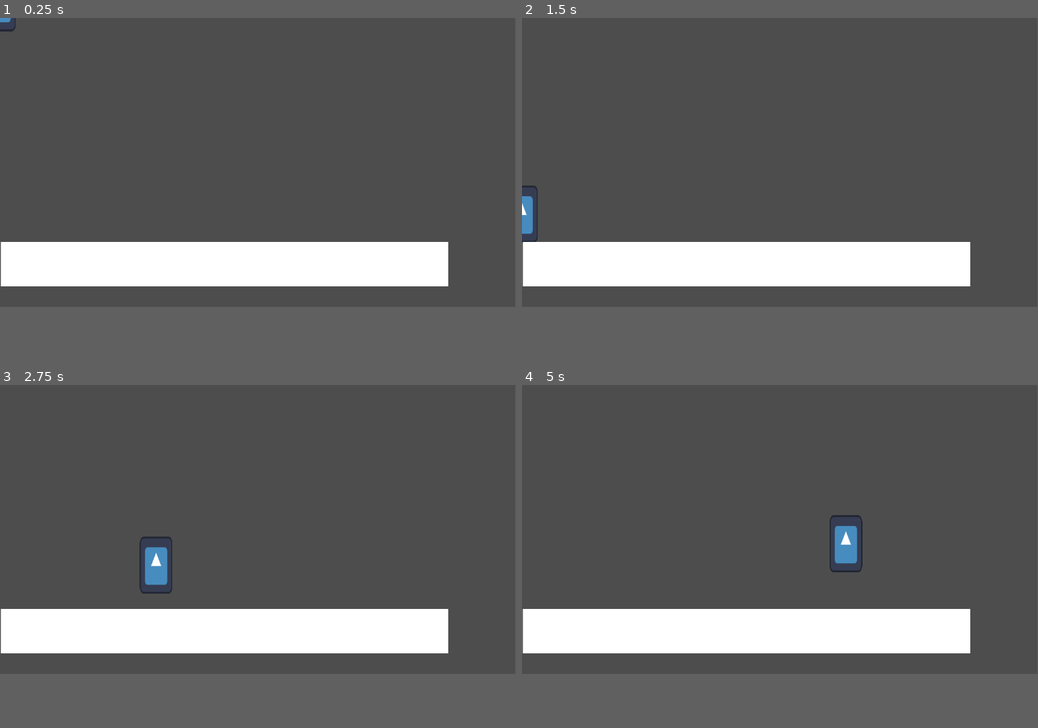
Above: before the commit, frames 1-4 (two rows, left to right).
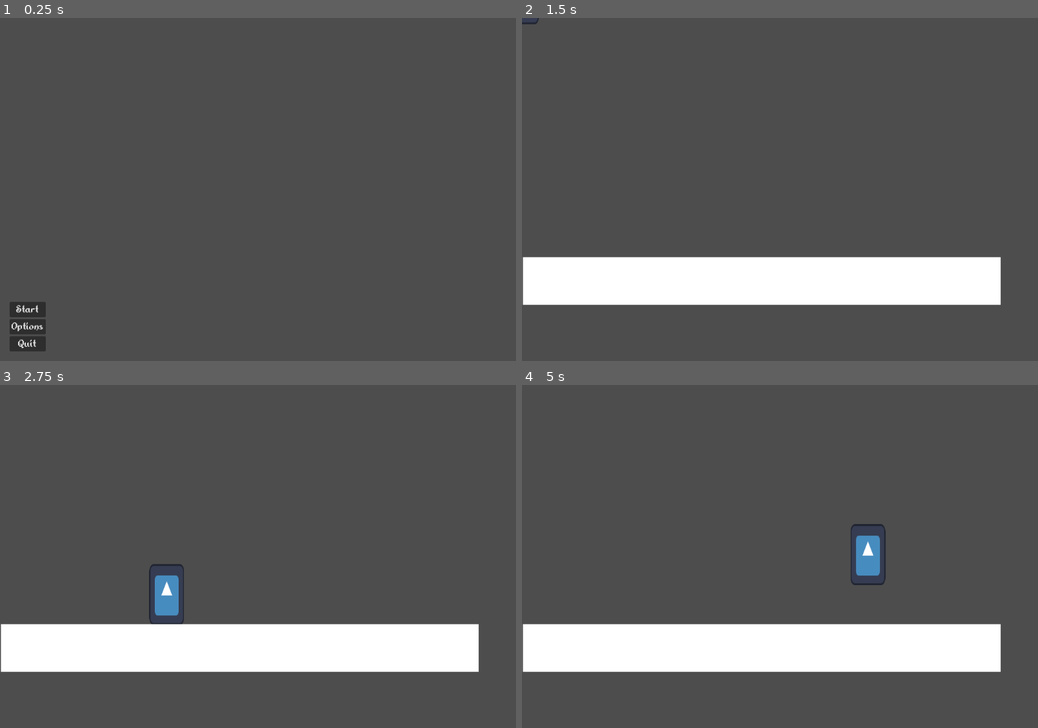
Above: after the commit, the same moments.

Repository: NicolasMelet/The-mage-king-tries-to-climb-the-tower-of-doom
Game: Godot game, scene res://scenes/menu.tscn
Two runs of this game, one before a commit and one after it. Both use one fixed random seed, a clock stepped at 60 frames per second and the inputs below. Before the commit the project starts from res://scenes/world.tscn. The engine's default icon, where the game draws it, is replaced by a stand-in: a white triangle on a blue panel in a dark square.
Inputs (mouse positions are in pixels of both pictures, inside the frame that each line leads up to):
- Up to frame 1 (0.25 s): no input
- Up to frame 2 (1.5 s): click (547, 278) at 0.5 s, where only the run after the commit has a clickable "Options"; click (547, 264) at 1.25 s, where only the run after the commit has a clickable "Start"
- Up to frame 3 (2.75 s): tap Enter (ui_accept) at 2, 2.27 s; hold Right (ui_right) from 2.03 s (still down)
- Up to frame 4 (5 s): tap Enter (ui_accept) at 3.02, 4.52 s; release Right (ui_right) at 3.53 s; hold Left (ui_left) 3.53-4.28 s; hold Right (ui_right) from 4.28 s (still down)
In our replay, the window is 799x449 before the commit and 800x533 after it. These sizes can differ from the game's own. Grey fills any space a smaller window leaves; there, only what the larger window draws over its background counts as a difference.

The runs differ from the first frame. In frame 1, 12% of the frame differs, in the area x 0-87%, y 0-98%; in frame 2, 9.8%; in frame 3, 10%; in frame 4, 11%.

Commit message:
feat: basic main menu

Diff:
--- a/nouveau-projet-de-jeu/project.godot
+++ b/nouveau-projet-de-jeu/project.godot
@@ -11,6 +11,23 @@
 [application]
 
 config/name="Nouveau projet de jeu"
-run/main_scene="res://scenes/world.tscn"
+run/main_scene="res://scenes/menu.tscn"
 config/features=PackedStringArray("4.3", "Forward Plus")
 config/icon="res://icon.svg"
+
+[display]
+
+window/size/viewport_width=1080
+window/size/viewport_height=720
+window/size/mode=3
+window/size/resizable=false
+window/stretch/mode="viewport"
+
+[editor]
+
+version_control/plugin_name="GitPlugin"
+version_control/autoload_on_startup=true
+
+[gui]
+
+theme/custom_font="res://font/Alkhemikal.ttf"
--- /dev/null
+++ b/nouveau-projet-de-jeu/scenes/menu.tscn
@@ -0,0 +1,46 @@
+[gd_scene load_steps=3 format=3 uid="uid://c82qdfx7r3ooy"]
+
+[ext_resource type="Script" path="res://scripts/menu.gd" id="1_f2m5x"]
+[ext_resource type="Theme" uid="uid://dmwmdqaxdcbhr" path="res://themes/default_theme.tres" id="2_r1ij0"]
+
+[node name="menu" type="Control"]
+layout_mode = 3
+anchors_preset = 15
+anchor_right = 1.0
+anchor_bottom = 1.0
+grow_horizontal = 2
+grow_vertical = 2
+script = ExtResource("1_f2m5x")
+
+[node name="MarginContainer" type="MarginContainer" parent="."]
+layout_mode = 1
+anchors_preset = 2
+anchor_top = 1.0
+anchor_bottom = 1.0
+offset_top = -101.0
+offset_right = 70.0
+grow_vertical = 0
+theme_override_constants/margin_left = 20
+theme_override_constants/margin_bottom = 20
+
+[node name="VBoxContainer" type="VBoxContainer" parent="MarginContainer"]
+layout_mode = 2
+theme = ExtResource("2_r1ij0")
+
+[node name="Play" type="Button" parent="MarginContainer/VBoxContainer"]
+layout_mode = 2
+theme = ExtResource("2_r1ij0")
+text = "Start"
+
+[node name="Options" type="Button" parent="MarginContainer/VBoxContainer"]
+layout_mode = 2
+theme = ExtResource("2_r1ij0")
+text = "Options"
+
+[node name="Quit" type="Button" parent="MarginContainer/VBoxContainer"]
+layout_mode = 2
+text = "Quit"
+
+[connection signal="pressed" from="MarginContainer/VBoxContainer/Play" to="." method="_on_play_pressed"]
+[connection signal="pressed" from="MarginContainer/VBoxContainer/Options" to="." method="_on_options_pressed"]
+[connection signal="pressed" from="MarginContainer/VBoxContainer/Quit" to="." method="_on_quit_pressed"]
--- /dev/null
+++ b/nouveau-projet-de-jeu/scripts/menu.gd
@@ -0,0 +1,14 @@
+extends Control
+
+
+
+func _on_quit_pressed() -> void:
+	get_tree().quit();
+
+
+func _on_play_pressed() -> void:
+	get_tree().change_scene_to_file("res://scenes/world.tscn");
+
+
+func _on_options_pressed() -> void:
+	pass
--- /dev/null
+++ b/nouveau-projet-de-jeu/themes/default_theme.tres
@@ -0,0 +1,7 @@
+[gd_resource type="Theme" format=3 uid="uid://dmwmdqaxdcbhr"]
+
+[resource]
+default_font_size = 24
+Button/colors/font_hover_color = Color(0.578049, 0.000242772, 0.578045, 1)
+Button/font_sizes/font_size = 24
+Button/fonts/font = null
Binary file added: nouveau-projet-de-jeu/font/Alkhemikal.ttf
Not shown, added: nouveau-projet-de-jeu/font/Alkhemikal.ttf.import
